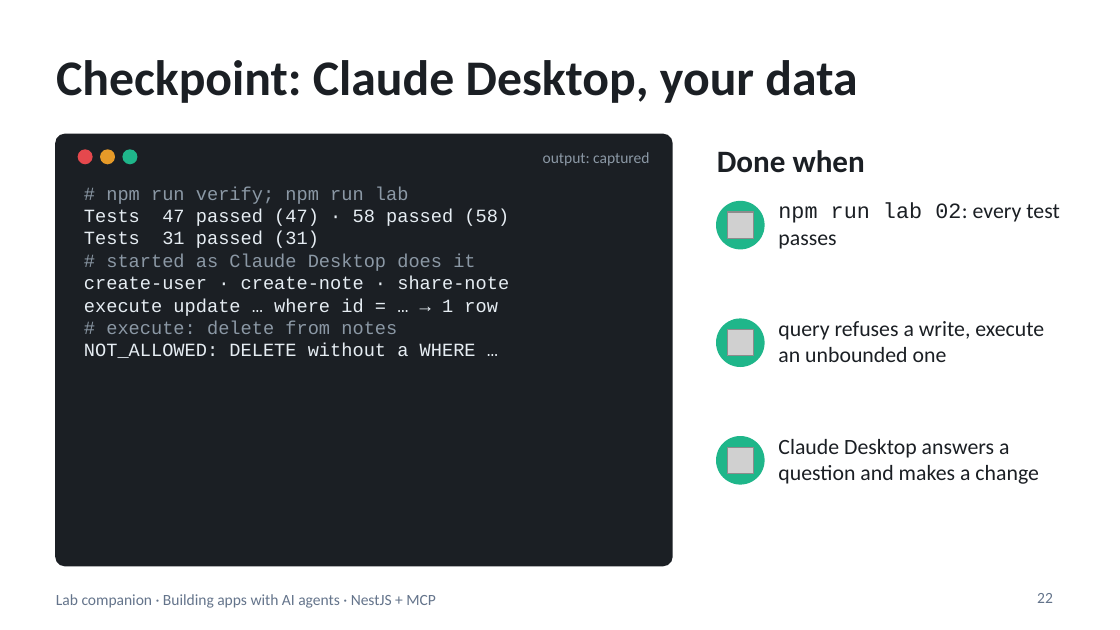
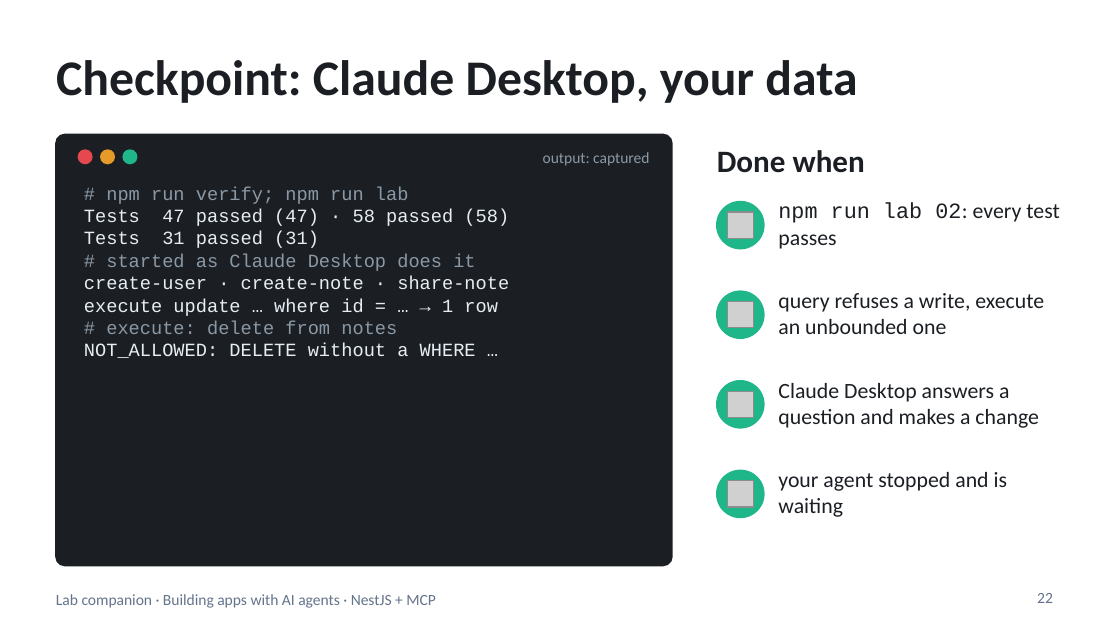
Before and after one commit to blazaga/ai-training-modules, a slide deck: slide 22 of docs/ai-agent-training/slides/lab-companion.pptx. Drawn at 1120x630 pixels with LibreOffice and Linux fonts; fonts in the diff are those of the drawing; grey boxes stand for pictures. Boxes give left, top, right and bottom in pixels: in the first picture for what was removed or moved away, otherwise in the second. Text is boxed around its words. In the diff, an @@ line names an element or a change of style, - is before the commit and + after.

```diff
--- a/docs/ai-agent-training/slides/lab-companion.pptx
+++ b/docs/ai-agent-training/slides/lab-companion.pptx
@@ 1 picture, 1 text, 1 ellipse moved together from (x1=717, y1=319, x2=1044, y2=366) to (x1=717, y1=291, x2=1044, y2=338) @@
@@ 1 picture, 1 text, 1 ellipse moved together from (x1=717, y1=437, x2=1038, y2=484) to (x1=717, y1=381, x2=1038, y2=428) @@
@@ ellipse added at (x1=717, y1=470, x2=764, y2=517), fill #1FB68A, outline #1FB68A 1 pt @@
@@ text added at (x1=778, y1=472, x2=1008, y2=517), 14 pt, text #1B1F24 @@
+your agent stopped and is waiting
@@ picture added at (x1=727, y1=480, x2=754, y2=507) @@
```
Also in this commit, not shown: 6 other slides changed, 6 other files.
